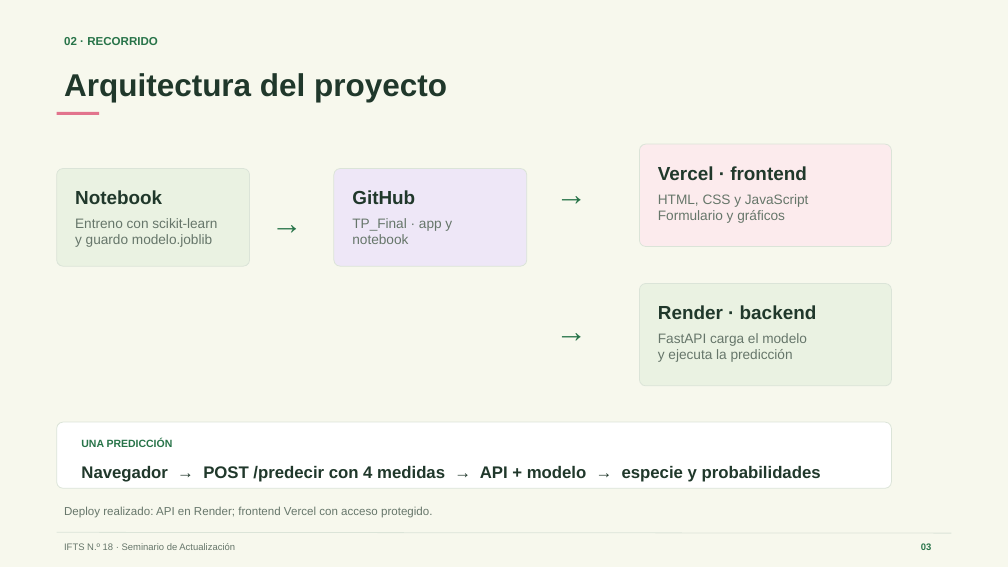
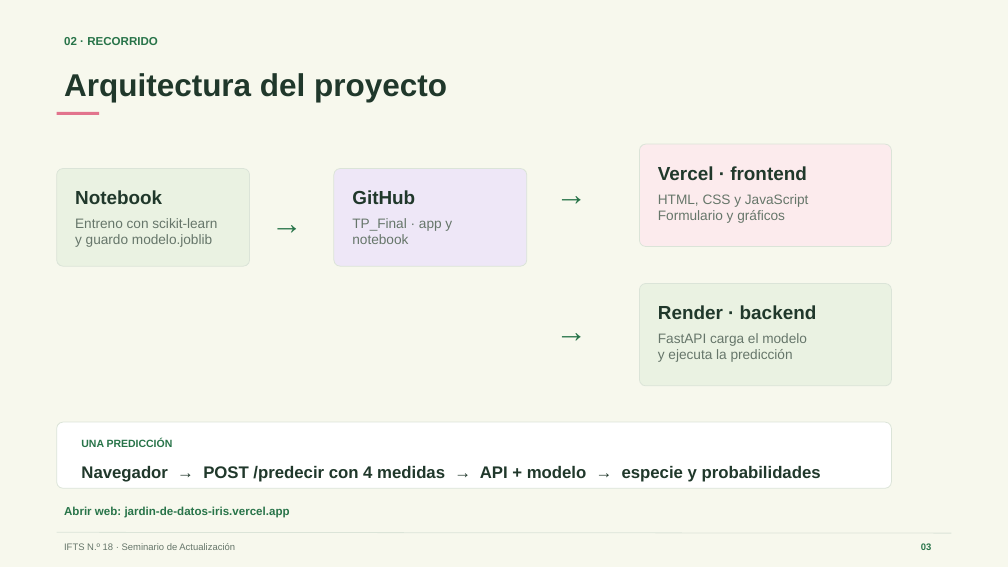
Before and after one commit to griseldablanco78-blip/Seminario2026, a slide deck: slide 3 of Clase 13/TP_Final/TPF_Blanco_Griselda.pptx. Drawn at 1008x567 pixels with LibreOffice and Linux fonts; fonts in the diff are those of the drawing. Boxes give left, top, right and bottom in pixels: in the first picture for what was removed or moved away, otherwise in the second. Text is boxed around its words. In the diff, an @@ line names an element or a change of style, - is before the commit and + after.

Commit message:
Clase 13: agregar enlaces clickeables a la entrega
Tarea: facilitar el acceso de la docente a la web pública del proyecto y a la documentación de la API.

Agrega enlaces externos en la portada del informe y en las diapositivas de arquitectura y API. Actualiza README e informe con la web pública verificada y la predicción comprobada desde el formulario. Solo modifica Clase 13/TP_Final.

```diff
--- a/Clase 13/TP_Final/TPF_Blanco_Griselda.pptx
+++ b/Clase 13/TP_Final/TPF_Blanco_Griselda.pptx
@@ text at box(64, 506, 290, 518): text changed; text colour #66766A to #287449; bold on @@
-Deploy realizado: API en Render; frontend Vercel con acceso protegido.
+Abrir web: jardin-de-datos-iris.vercel.app
```
Also in this commit, not shown: 2 other slides changed, 2 other files.
